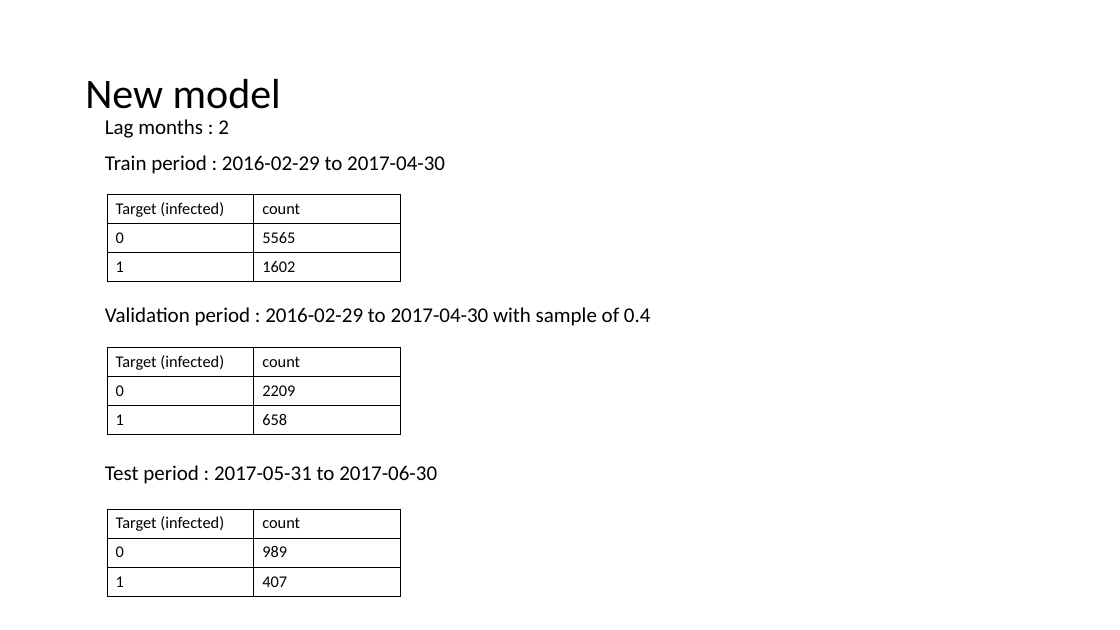
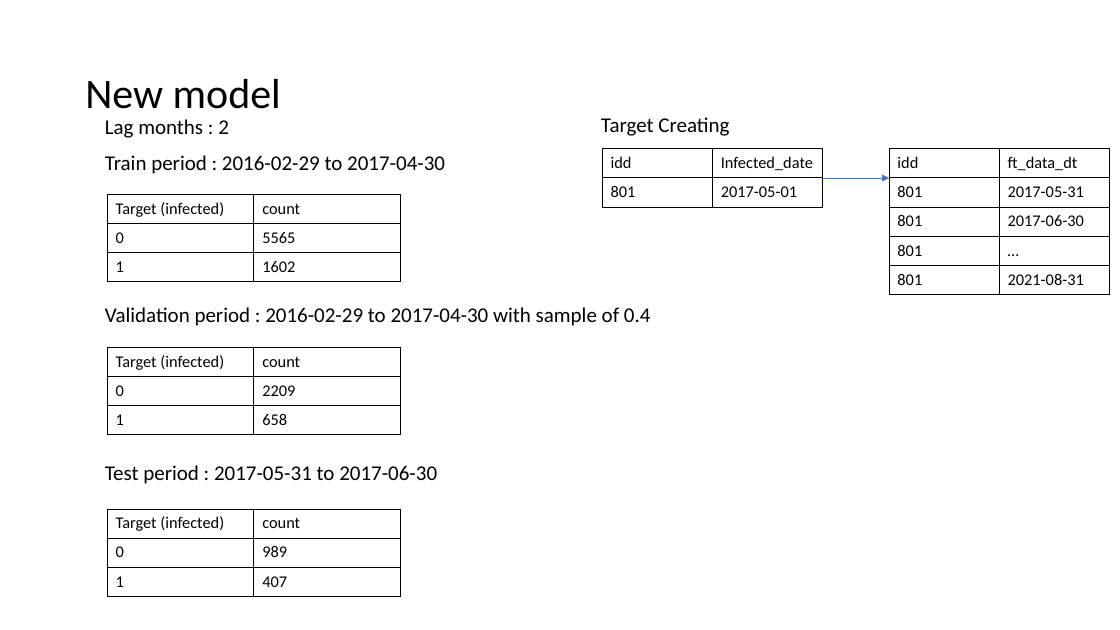
Before and after one commit to Jack47744/Kiddi, a slide deck: slide 4 of Slide.pptx. Drawn at 1120x630 pixels with LibreOffice and Linux fonts; fonts in the diff are those of the drawing. Boxes give left, top, right and bottom in pixels: in the first picture for what was removed or moved away, otherwise in the second. Text is boxed around its words. In the diff, an @@ line names an element or a change of style, - is before the commit and + after.

Commit message:
slide update

```diff
--- a/Slide.pptx
+++ b/Slide.pptx
@@ text added at [601, 117, 729, 136], 18 pt, text #000000 @@
+Target Creating
@@ table added at [602, 149, 823, 207], 2 rows, 2 columns @@
+idd | Infected_date
+801 | 2017-05-01
@@ table added at [889, 149, 1109, 295], 5 rows, 2 columns @@
+idd | ft_data_dt
+801 | 2017-05-31
+801 | 2017-06-30
+801 | …
+801 | 2021-08-31
@@ arrow added from (823, 178) to (889, 178), #4472C4 0.5 pt @@
```
